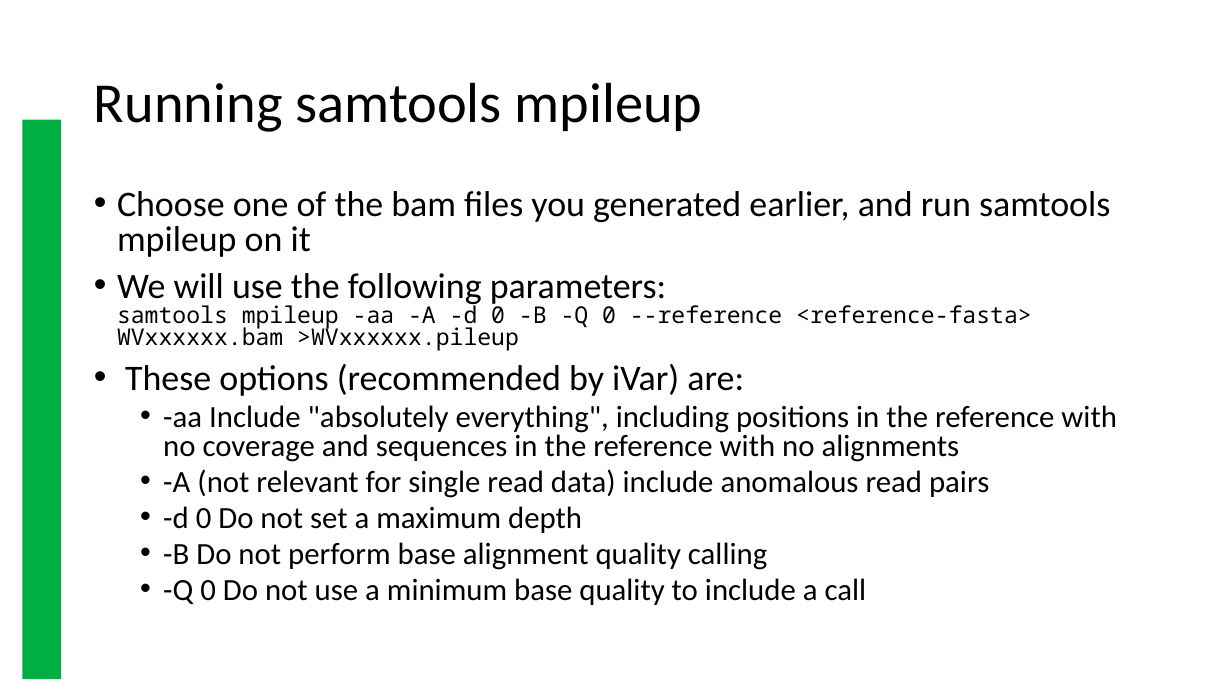
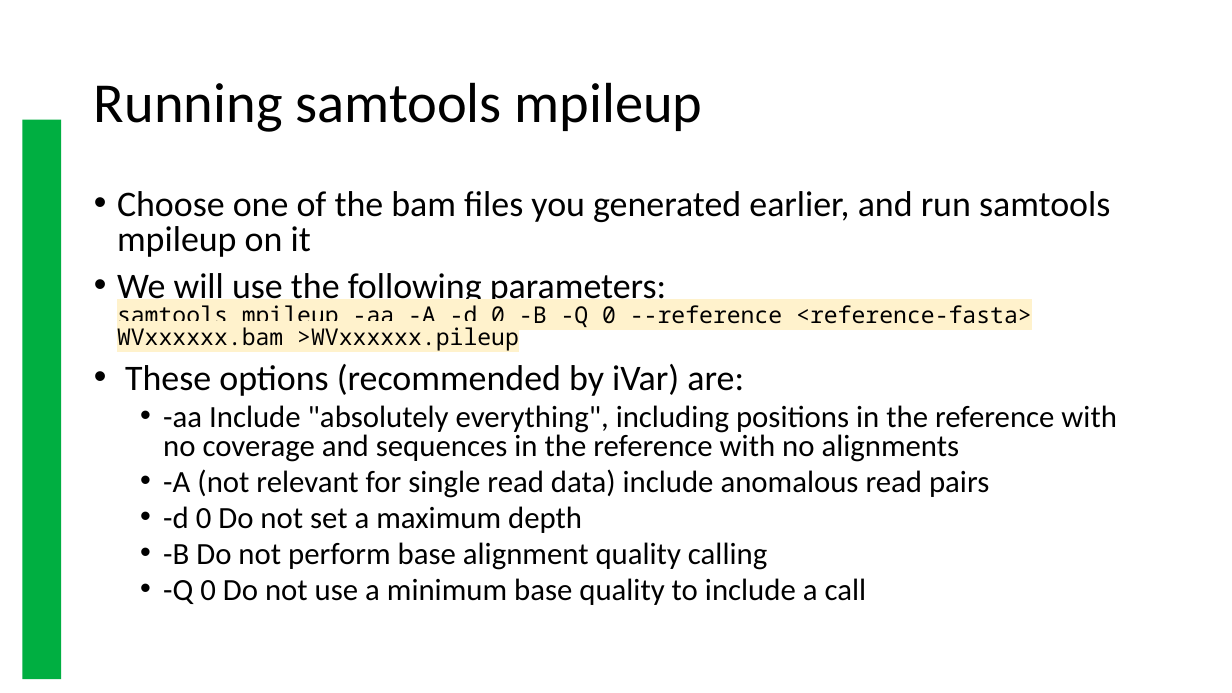
Before and after one commit to WVINBREbootcamp/BootcampPresentationsOld, a slide deck: slide 4 of ivar.pptx. Drawn at 1232x693 pixels with LibreOffice and Linux fonts; fonts in the diff are those of the drawing; background and template pictures are left out. Boxes give left, top, right and bottom in pixels: in the first picture for what was removed or moved away, otherwise in the second. Text is boxed around its words. In the diff, an @@ line names an element or a change of style, - is before the commit and + after.

```diff
--- a/ivar.pptx
+++ b/ivar.pptx
@@ text at (x1=117, y1=273, x2=1032, y2=351): highlight none to #FFF2CC in "samtools mpileup -aa -A -d 0 -B ..." @@
```
Also in this commit, not shown: 3 other slides changed, 4 slides added.
